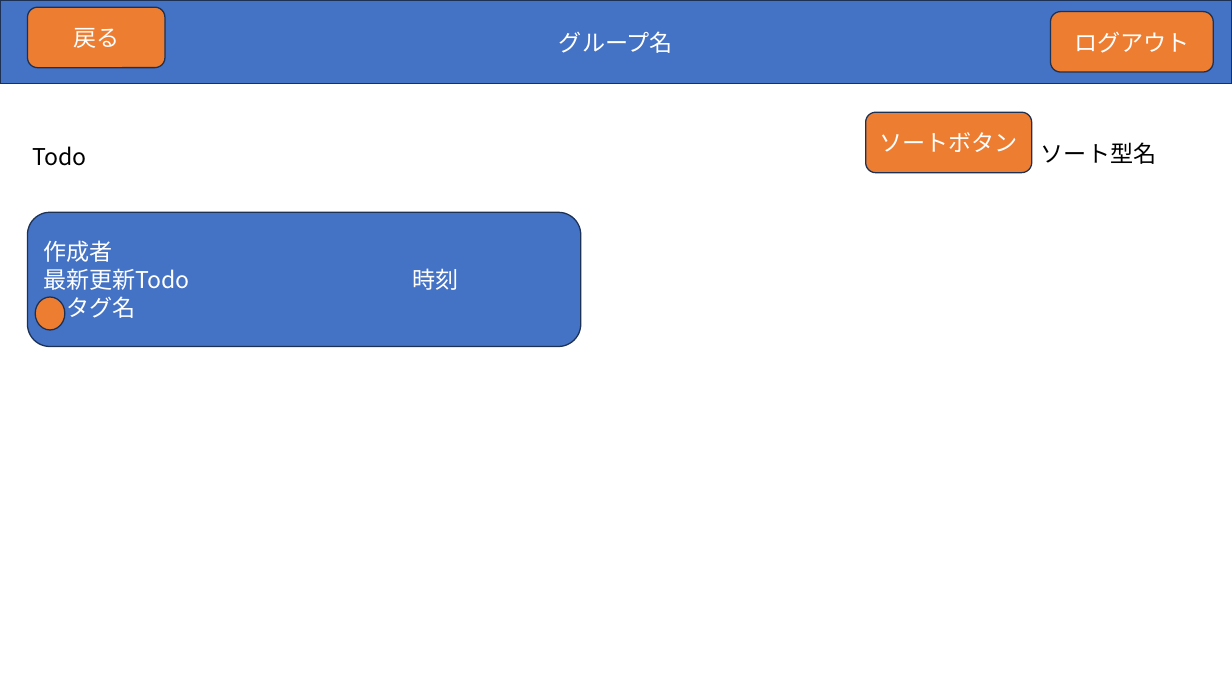
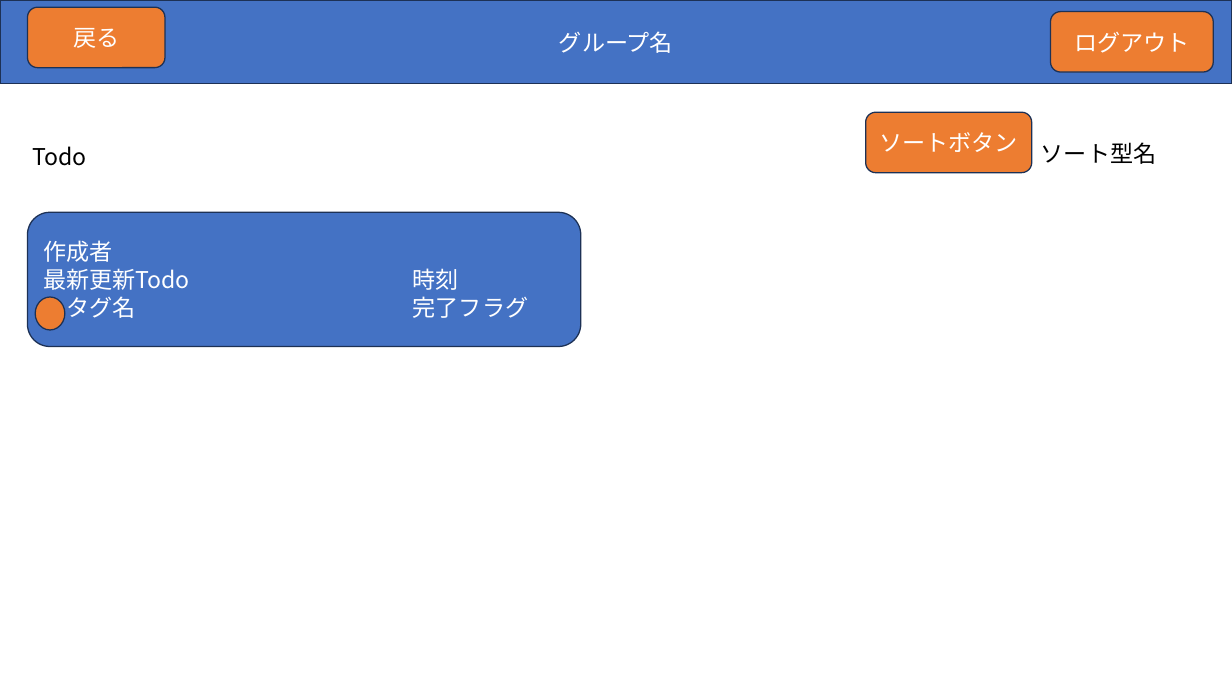
Before and after one commit to webfrontier-intern-20231002-20231031/todo-team-a, a slide deck: slide 6 of doc/Todo.pptx. Drawn at 1232x693 pixels with LibreOffice and Linux fonts; fonts in the diff are those of the drawing. Boxes give left, top, right and bottom in pixels: in the first picture for what was removed or moved away, otherwise in the second. Text is boxed around its words. In the diff, an @@ line names an element or a change of style, - is before the commit and + after.

```diff
--- a/doc/Todo.pptx
+++ b/doc/Todo.pptx
@@ text in rounded rectangle at (x1=66, y1=296, x2=528, y2=318): text changed @@
-タグ名
+タグ名 完了フラグ
```
Also in this commit, not shown: 1 other slide changed.
